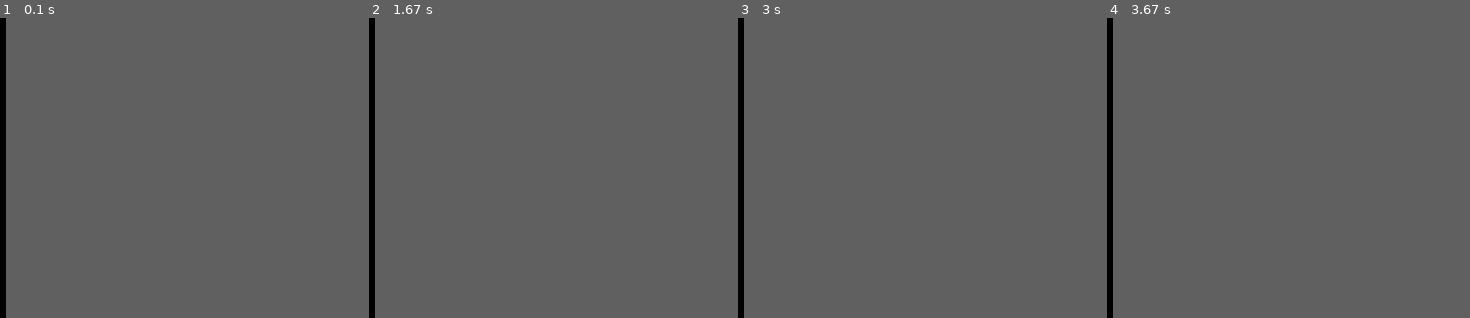
Above: before the commit, frames 1-4 (left to right).
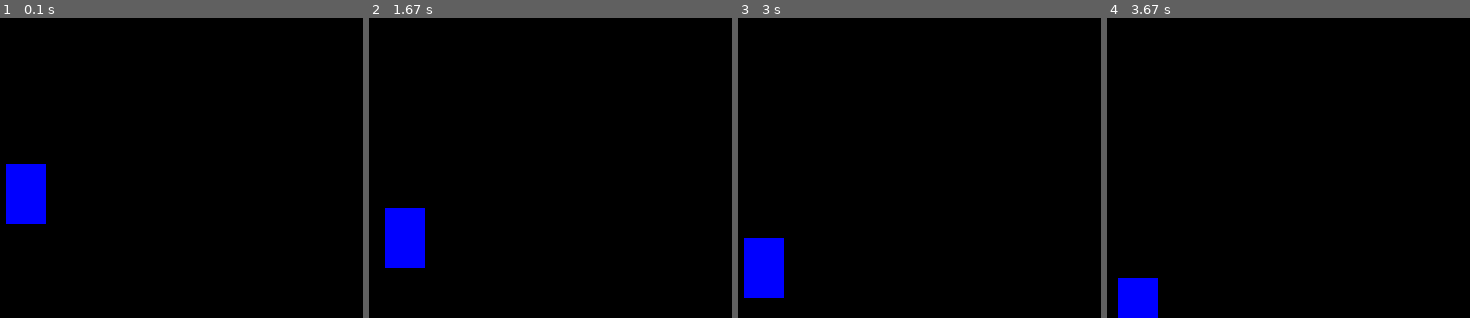
Above: after the commit, the same moments.

Repository: RogiVerakot/platformer-on-pygame
Game: pygame game, started from main.py
The game is run twice, just before and just after one commit, with the same random seed, the same clock (stepped at 60 frames per second) and the same inputs.
Inputs:
- Up to frame 1 (0.1 s): no input
- Up to frame 2 (1.67 s): hold Right 0.33-0.8 s; hold Up 0.83-1.13 s; hold Right 1.17-1.63 s
- Up to frame 3 (3 s): hold Left 1.67-2.2 s; hold Left 2.23-2.63 s; hold Up from 2.67 s (still down)
- Up to frame 4 (3.67 s): release Up at 3.03 s; hold Right from 3.07 s (still down)
The pictures show only the part of the screen within x 0-50%, y 50-100%; the shares and areas given below are measured in that part.
The window is 80x600 before the commit and 800x600 after it. Grey fills any space a smaller window leaves; there, only what the larger window draws over its background counts as a difference.

The runs differ from the first frame. In frame 1, 2.2% of the frame differs, in the area x 1-13%, y 48-69%; in frame 2, 2.2%; in frame 3, 2.2%; in frame 4, 1.5%.

Commit message:
I update pictures

Diff:
--- a/main.py
+++ b/main.py
@@ -2,7 +2,7 @@
 from player import *
 
 pygame.init()
-W = 80
+W = 800
 H = 600
 screen = pygame.display.set_mode((W, H))
 clock = pygame.time.Clock()
